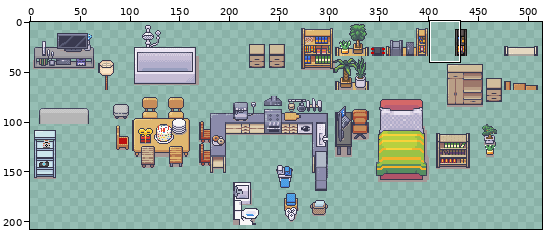
One commit to this sprite sheet: tiles/Furniture.png. The first picture is a wide view before the edit; the outline marks the close-up.
Close-up. As it was:
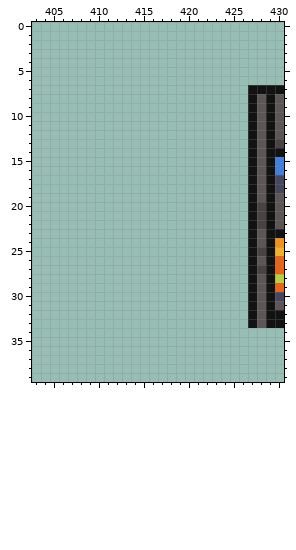
The file is 544x544 pixels. Colours within 5 levels of each other are drawn and written as one. Shown: x 403..430, y 0..39. The wide view leaves out empty margins.
After the commit:
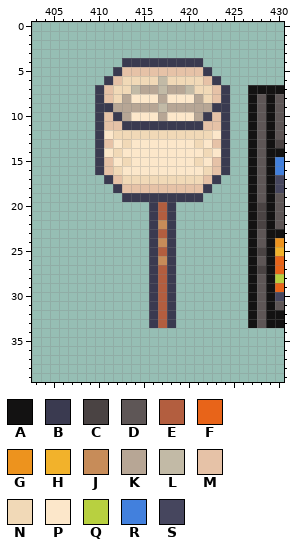
Palette (. is transparent): A #131212  B #3a3a50  C #4a4343  D #5e5656  E #b35e3f  F #e86419  G #ed931e  H #f2b22b  J #c78c59  K #b7a695  L #c2baa6  M #e6c2a7  N #f1d9b7  P #fce7ca  Q #b8d040  R #4280dd  S #46465e
What changed:
There is now colour B in row 4 at x 413 to 421; in row 5 at x 412 and 422; in row 6 at x 411 and 423; in rows 7 to 8 at x 410 and 424; in row 9 at x 410 to 411 and 423 to 424; in row 10 at x 410, 412, 422 and 424.
There is now colour B in row 11 at x 410, 413 to 421 and 424; in rows 12 to 16 at x 410 and 424; in row 17 at x 411 and 423; in row 18 at x 412 and 422; in row 19 at x 413 to 421; in rows 20 to 33 at x 416 and 418.
There is now colour E in rows 20 to 21 at x 417; in row 23 at x 417; in row 25 at x 417; in rows 27 to 33 at x 417.
There is now colour J in row 22 at x 417; in row 24 at x 417; in row 26 at x 417.
There is now colour K in row 7 at x 415 to 416 and 418 to 419; in row 8 at x 413, 417 and 421; in row 9 at x 412 to 416 and 418 to 422; in row 10 at x 413, 417 and 421.
There is now colour L in row 6 at x 417; in row 7 at x 414, 417 and 420; in row 9 at x 417.
There is now colour M in row 5 at x 413 to 421; in row 6 at x 412 and 422; in rows 7 to 8 at x 411 and 423; in row 10 at x 411 and 423; in row 11 at x 411 to 412 and 422 to 423; in row 13 at x 411 and 423.
There is now colour M in rows 15 to 16 at x 411 and 423; in row 17 at x 412 and 422; in row 18 at x 413 to 421.
There is now colour N in row 6 at x 413 to 416 and 418 to 421; in row 7 at x 412 to 413 and 421 to 422; in row 8 at x 412 and 422; in row 12 at x 412 to 422; in row 13 at x 413 and 421; in row 14 at x 412 and 422.
There is now colour N in row 15 at x 413 and 421; in row 16 at x 412 and 422; in row 17 at x 413 to 421.
There is now colour P in row 8 at x 414 to 416 and 418 to 420; in row 10 at x 414 to 416 and 418 to 420; in row 12 at x 411 and 423; in row 13 at x 412, 414 to 420 and 422; in row 14 at x 411, 413 to 421 and 423; in row 15 at x 412, 414 to 420 and 422.
There is now colour P in row 16 at x 413 to 421.
Boxes around the changes in both close-ups, in picture pixels (x1, y1, x2, y2):
added: (95, 58, 230, 328)
